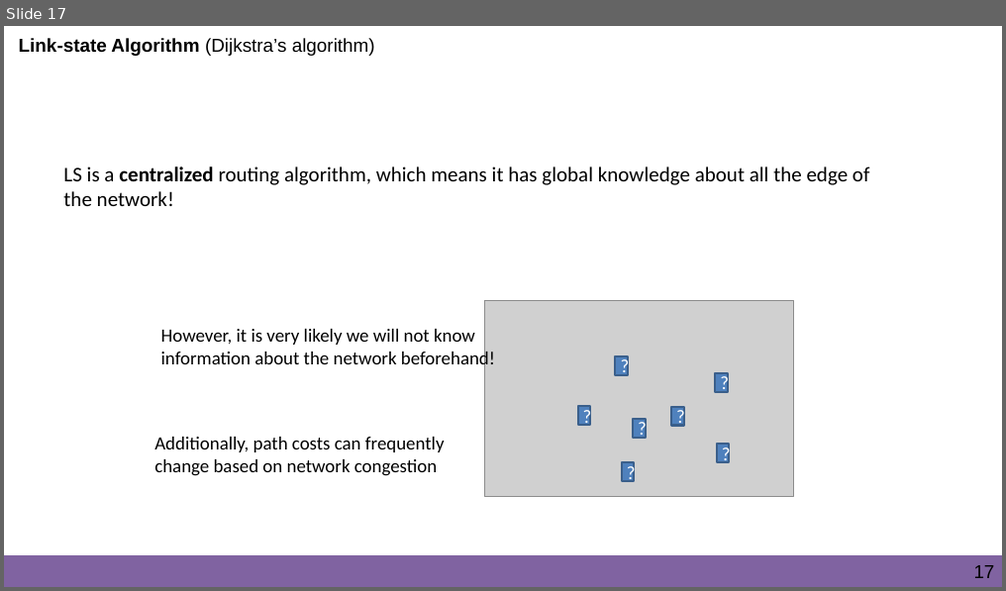
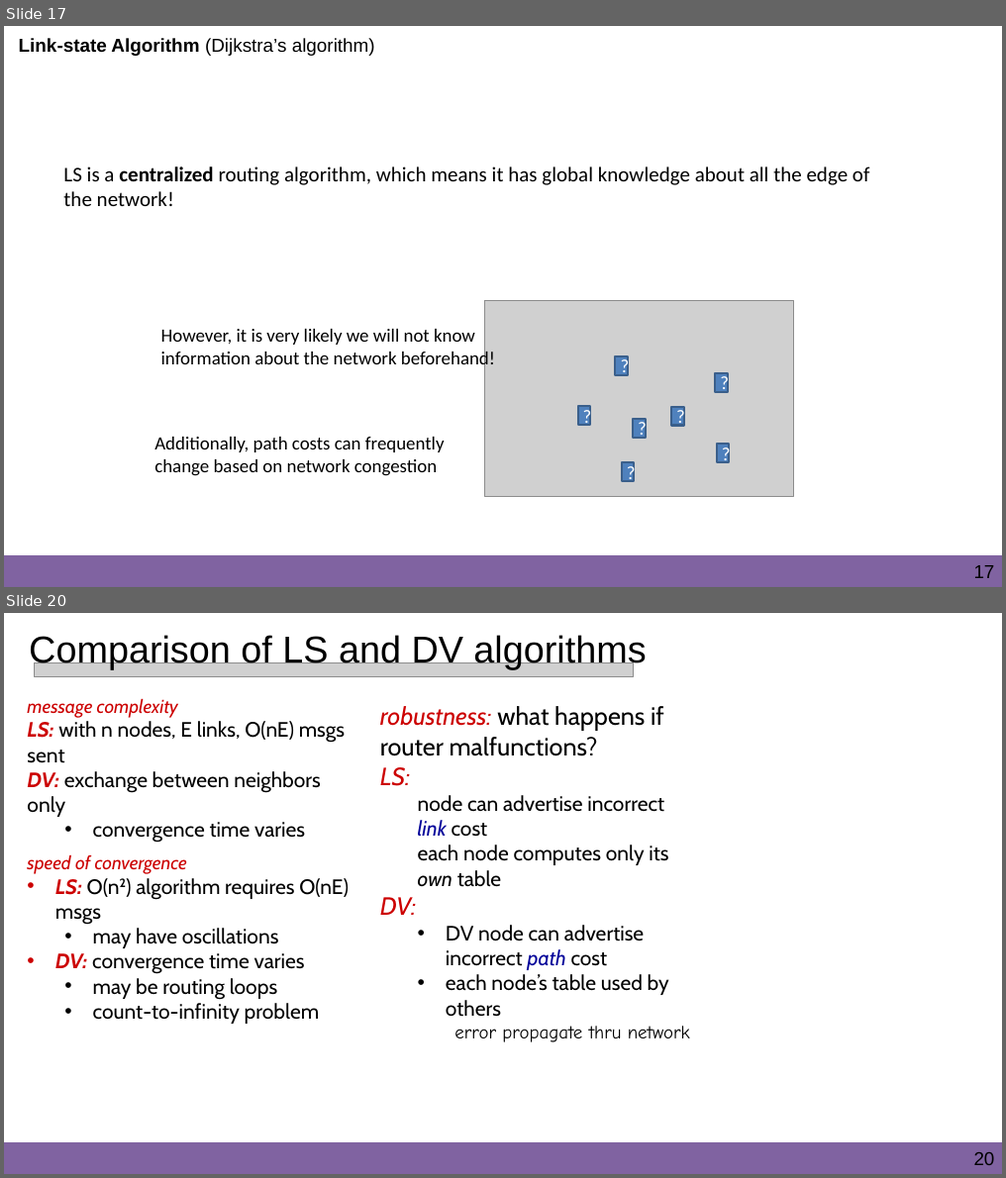
Before and after one commit to reesep/reesep.github.io, a slide deck: classes/fall2022/466/lectures/slides/12_NetworkLayer_Routing.pptx. Shown one above the other, each under a label of ours: slide 17 before the commit, slides 17 and 20 after it; the slides between them are not shown. The pictures are 1006x591 and 1006x1178 pixels, drawn with LibreOffice and Linux fonts; fonts in the diff are those of the drawing; grey boxes stand for pictures; background and template pictures are left out. Boxes give left, top, right and bottom in pixels: in the first picture for what was removed or moved away, otherwise in the second. Text is boxed around its words. In the diff, an @@ line names an element or a change of style, - is before the commit and + after.

```diff
--- a/classes/fall2022/466/lectures/slides/12_NetworkLayer_Routing.pptx
+++ b/classes/fall2022/466/lectures/slides/12_NetworkLayer_Routing.pptx
@@ slide 20 added at [4,613,1002,1174], background #FFFFFF; not listed: 3 template elements that a slide beside it also shows @@
@@ title added at [29,635,646,669], 36 pt, text #000000 @@
+Comparison of LS and DV algorithms
@@ picture added at [34,663,633,676] @@
@@ text added at [27,698,349,1024], 20 pt, text #000000 @@
+message complexity
+LS: with n nodes, E links, O(nE) msgs sent
+DV: exchange between neighbors only
+  • convergence time varies
+speed of convergence
+• LS: O(n2) algorithm requires O(nE) msgs
+  • may have oscillations
+• DV: convergence time varies
+  • may be routing loops
+  • count-to-infinity problem
@@ text added at [380,706,690,1043], 20 pt, text #000000 @@
+robustness: what happens if router malfunctions?
+LS:
+  node can advertise incorrect link cost
+  each node computes only its own table
+DV:
+  • DV node can advertise incorrect path cost
+  • each node’s table used by others
+    error propagate thru network
@@ page number added at [974,1153,995,1165], 18 pt, text #000000 @@
+20
```
Also in this commit, not shown: 21 other slides added, 1 slide removed, 25 other files.
